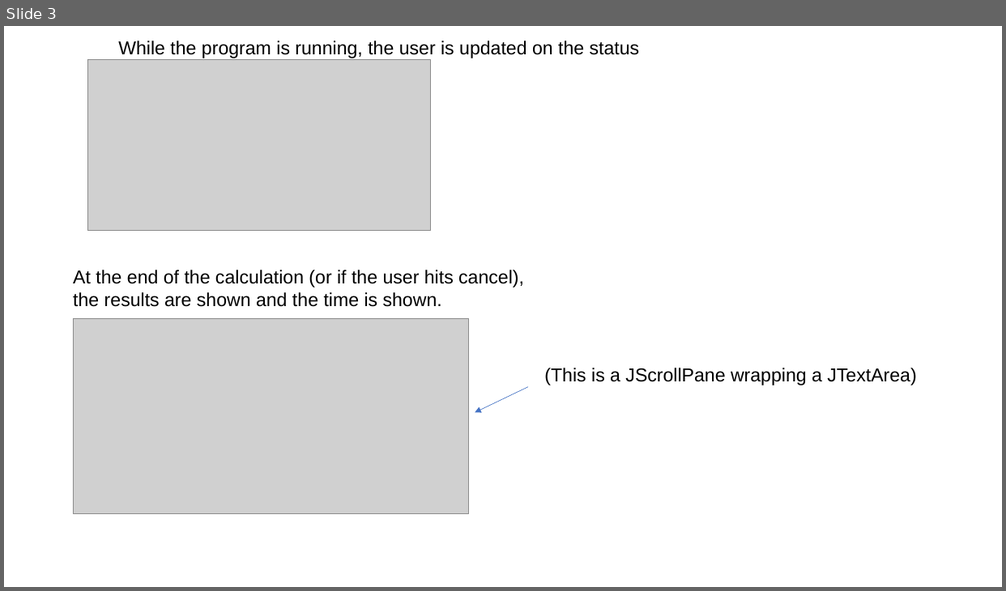
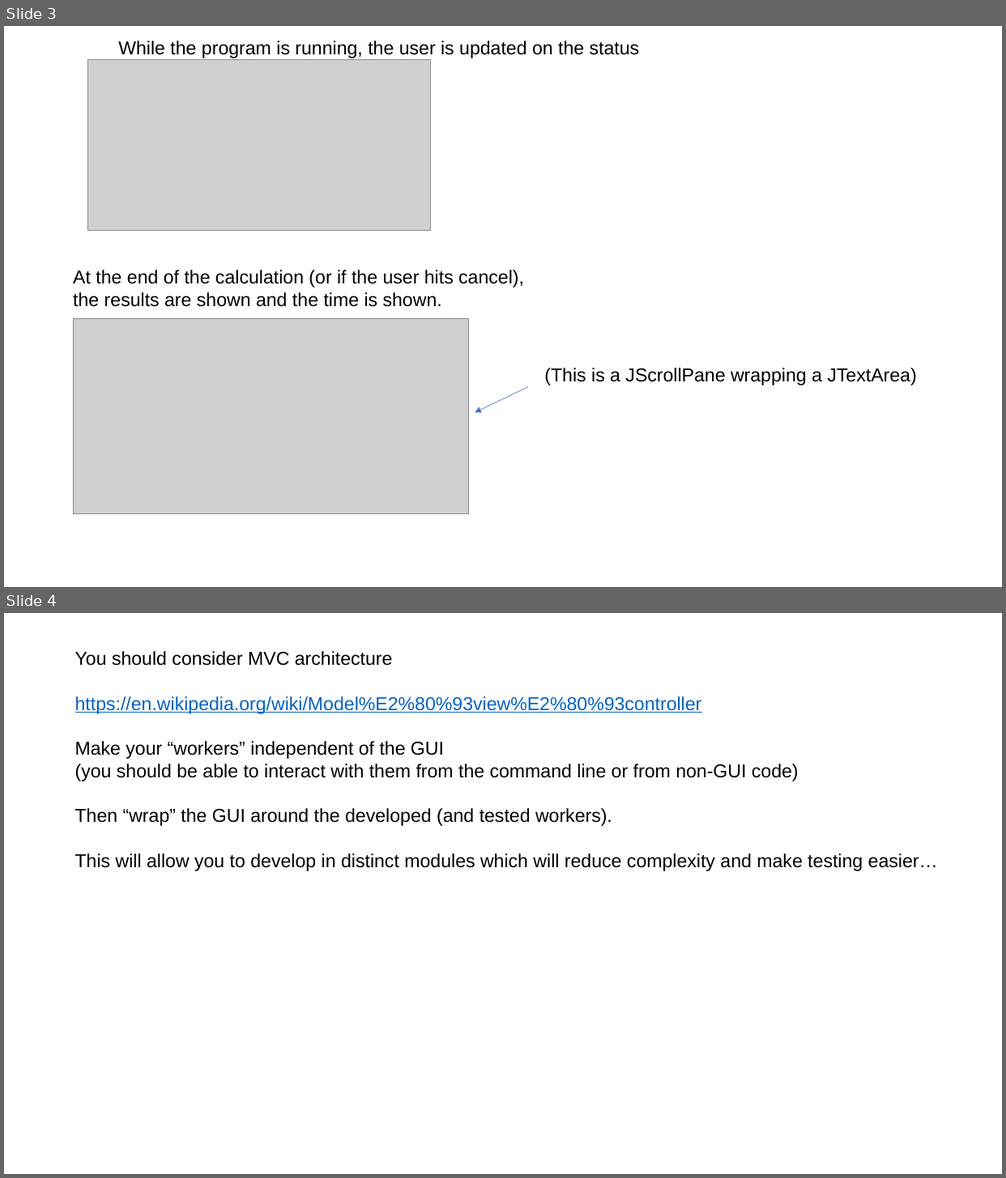
Before and after one commit to fodorclasses/fodorclasses.github.io, a slide deck: classes/prog2022/Lab06.pptx. Shown one above the other, each under a label of ours: slide 3 before the commit, slides 3 and 4 after it. The pictures are 1006x591 and 1006x1178 pixels, drawn with LibreOffice and Linux fonts; fonts in the diff are those of the drawing; grey boxes stand for pictures. Boxes give left, top, right and bottom in pixels: in the first picture for what was removed or moved away, otherwise in the second. Text is boxed around its words. In the diff, an @@ line names an element or a change of style, - is before the commit and + after.

```diff
--- a/classes/prog2022/Lab06.pptx
+++ b/classes/prog2022/Lab06.pptx
@@ slide 4 added at [4,613,1002,1174], background #FFFFFF @@
@@ text added at [75,651,938,871], 18 pt, text #000000 @@
+You should consider MVC architecture
+https://en.wikipedia.org/wiki/Model%E2%80%93view%E2%80%93controller
+Make your “workers” independent of the GUI
+(you should be able to interact with them from the command line or from non-GUI code)
+Then “wrap” the GUI around the developed (and tested workers).
+This will allow you to develop in distinct modules which will reduce complexity and make testing easier…
```
Also in this commit, not shown: 1 slide changed, 1 slide removed.
